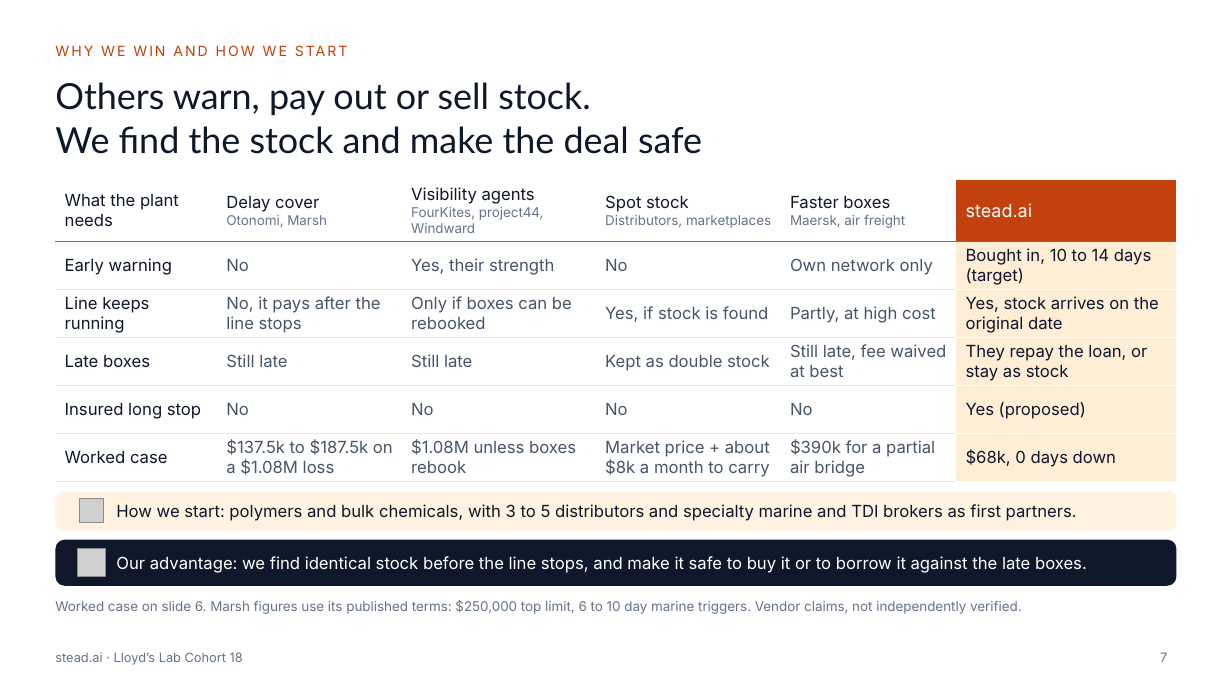
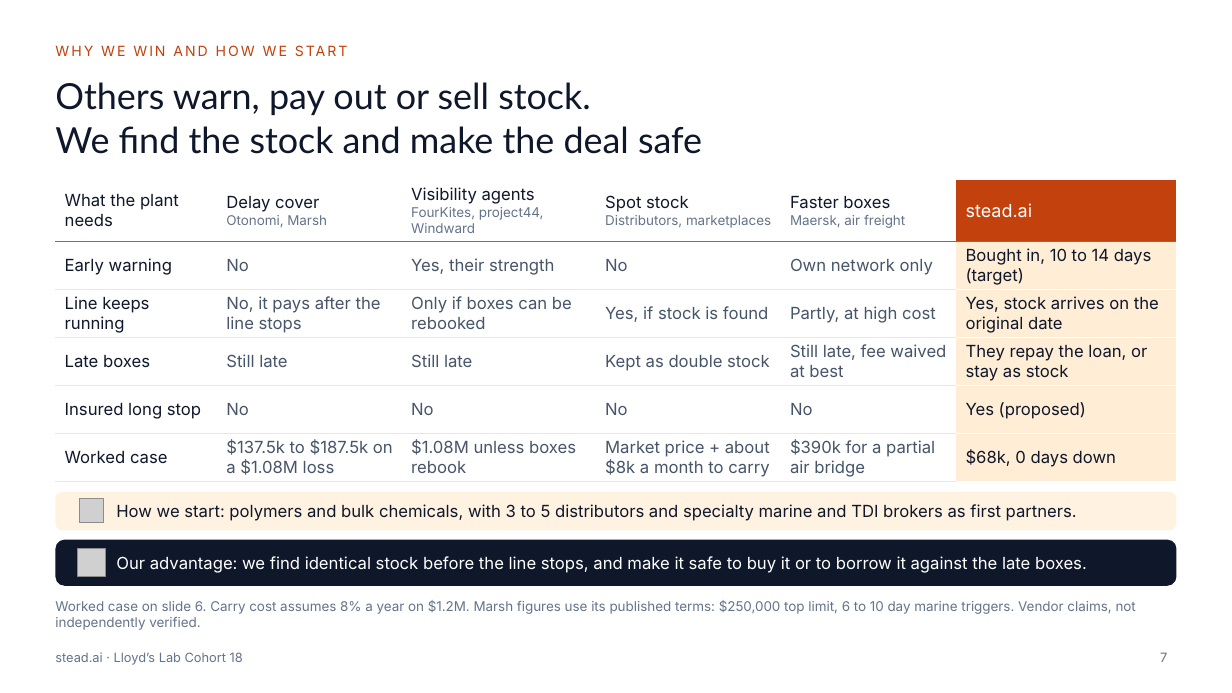
Before and after one commit to UdiRuni/stead-ai, a slide deck: slide 7 of docs/deck/stead.ai_Stock_Swap_Pitch_Deck_Short.pptx. Drawn at 1232x693 pixels with LibreOffice and Linux fonts; fonts in the diff are those of the drawing; grey boxes stand for pictures. Boxes give left, top, right and bottom in pixels: in the first picture for what was removed or moved away, otherwise in the second. Text is boxed around its words. In the diff, an @@ line names an element or a change of style, - is before the commit and + after.

```diff
--- a/docs/deck/stead.ai_Stock_Swap_Pitch_Deck_Short.pptx
+++ b/docs/deck/stead.ai_Stock_Swap_Pitch_Deck_Short.pptx
@@ text at <box>55,600,1136,630</box>: text changed @@
-Worked case on slide 6. Marsh figures use its published terms: $250,000 top limit, 6 to 10 day marine triggers. Vendor claims, not independently verified.
+Worked case on slide 6. Carry cost assumes 8% a year on $1.2M. Marsh figures use its published terms: $250,000 top limit, 6 to 10 day marine triggers. Vendor claims, not independently verified.
```
Also in this commit, not shown: 2 other slides changed, 4 other files.
